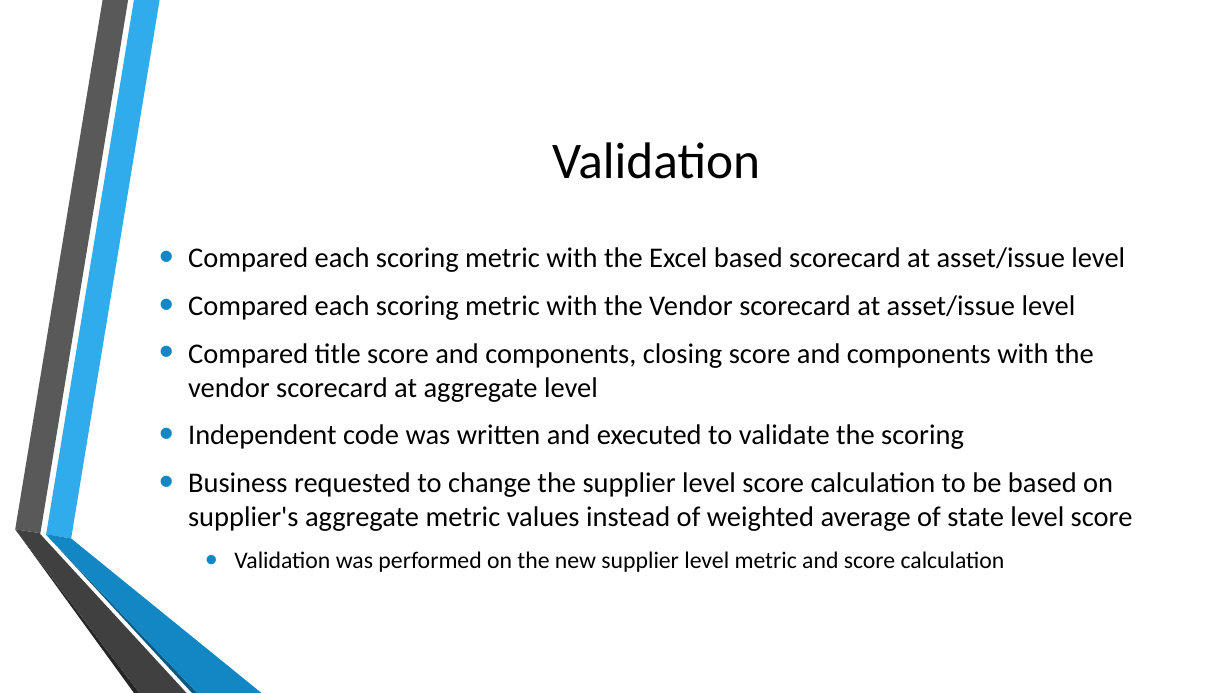
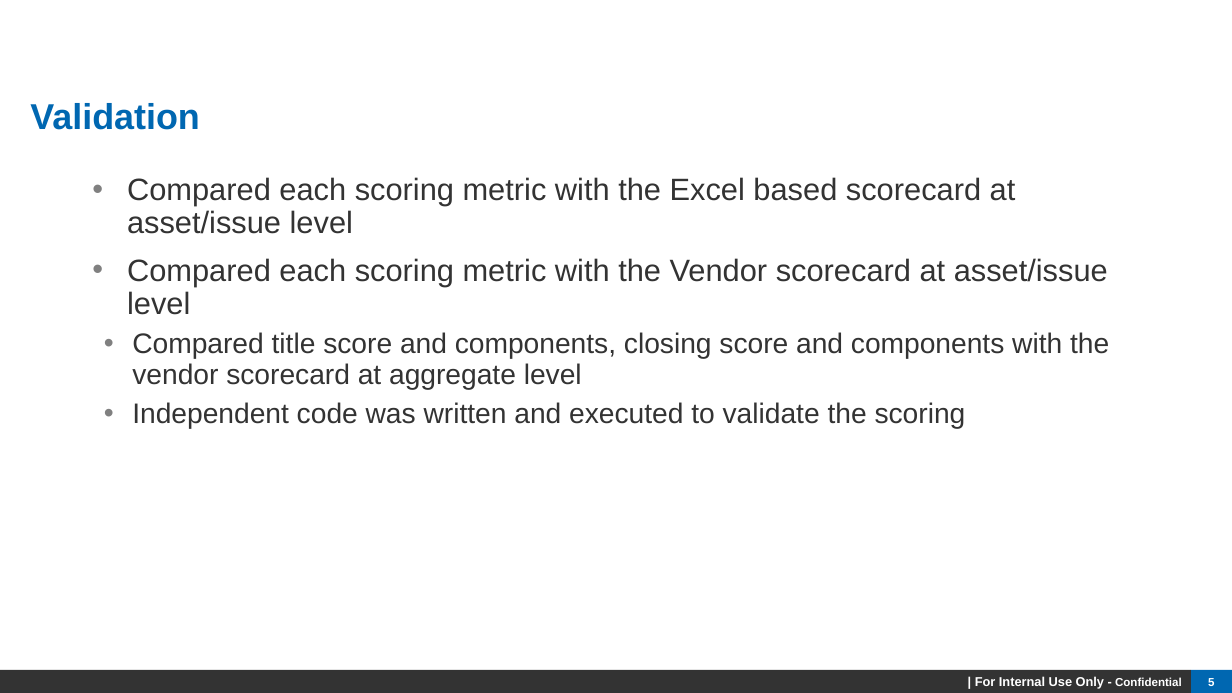
Before and after one commit to maxchen1220/Project, a slide deck: slide 5 of Supplier Scorecard Project Review.pptx. Drawn at 1232x693 pixels with LibreOffice and Linux fonts; fonts in the diff are those of the drawing; background and template pictures are left out. Boxes give left, top, right and bottom in pixels: in the first picture for what was removed or moved away, otherwise in the second. Text is boxed around its words. In the diff, an @@ line names an element or a change of style, - is before the commit and + after.

```diff
--- a/Supplier Scorecard Project Review.pptx
+++ b/Supplier Scorecard Project Review.pptx
@@ title "Validation" moved from (x1=552, y1=142, x2=760, y2=179) to (x1=30, y1=103, x2=199, y2=130) @@
@@ title "Validation" at (x1=30, y1=103, x2=199, y2=130): size 40 to 28 pt, font Calibri to Arial, text colour #000000 to #0067B1, bold on; alignment centre to left; line spacing 1 to 0.95 @@
@@ text "Compared each scoring metric with ..." moved from (x1=188, y1=247, x2=1133, y2=572) to (x1=127, y1=177, x2=1109, y2=429) @@
@@ text "Compared each scoring metric with ..." at (x1=127, y1=177, x2=1109, y2=429): size 22.2 to 24 pt in "Compared each scoring metric with the Excel ...", "Compared each scoring metric with the Vendor ..."; font Calibri to Arial, text colour #000000 to #333333; size 22.2 to 22 pt in "Compared title score and components, closing score ...", "Independent code was written and executed to ..."; indent changed; line spacing 1 to 0.9; bullet colour #1287C3 to #808080; list level 1 to 2 in "Compared title score and components, ..."; list level 1 to 2 in "Independent code was written and ..."; vertical alignment middle to top @@
@@ text at (x1=188, y1=472, x2=1133, y2=572): paragraphs removed @@
-• Business requested to change the supplier level score calculation to be based on supplier's aggregate metric values instead of weighted average of state level score
-  • Validation was performed on the new supplier level metric and score calculation
@@ group removed at (x1=15, y1=0, x2=262, y2=693): 6 freeform shapes @@
@@ rectangle added at (x1=0, y1=670, x2=1191, y2=693), fill #333333, 10 pt, text #FFFFFF, bold @@
+| For Internal Use Only - Confidential
@@ page number added at (x1=1191, y1=670, x2=1232, y2=693), fill #0067B1, 9 pt, text #FFFFFF, bold @@
+5
```
Also in this commit, not shown: 12 other slides changed, 6 slides added, 1 slide removed.
